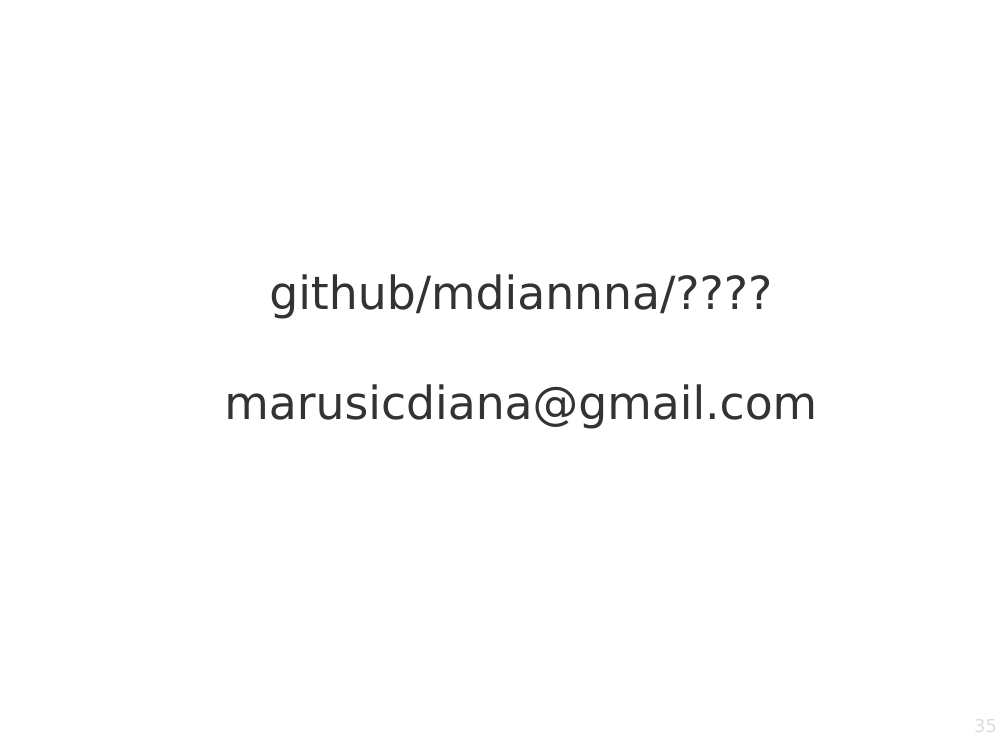
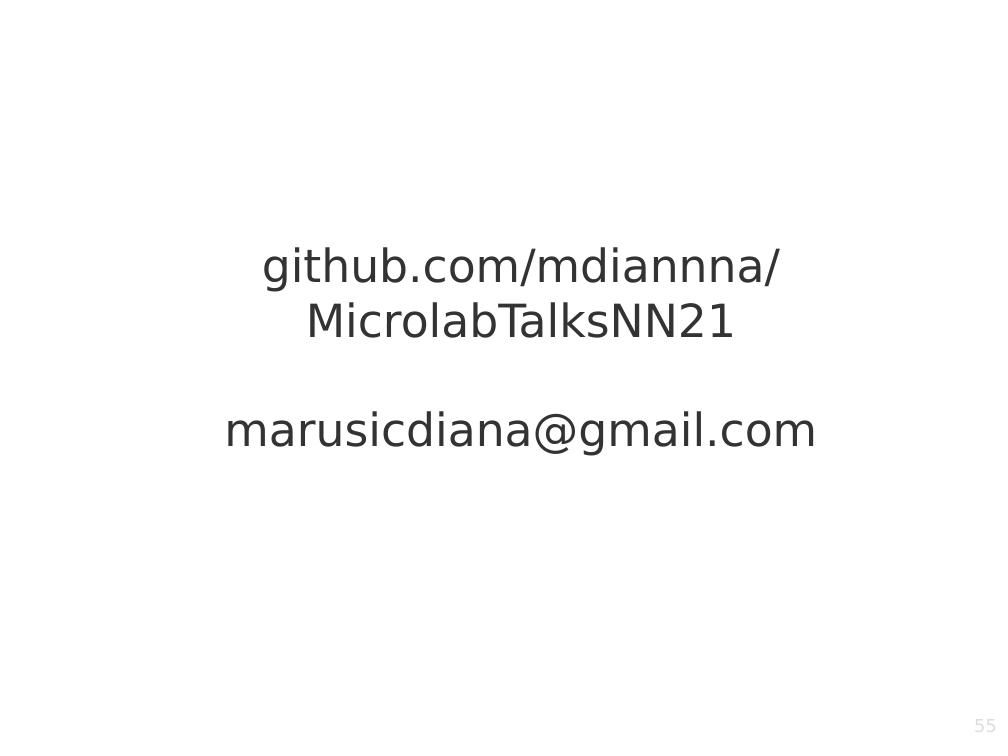
Before and after one commit to mdiannna/MicrolabTalksNN21, a slide deck: slide 55 of Prezentare NN- Microlab 21 dec.odp (slide 35 before the commit). Drawn at 1008x756 pixels with LibreOffice and Linux fonts; fonts in the diff are those of the drawing; background and template pictures are left out. Boxes give left, top, right and bottom in pixels: in the first picture for what was removed or moved away, otherwise in the second. Text is boxed around its words. In the diff, an @@ line names an element or a change of style, - is before the commit and + after.

```diff
--- a/Prezentare NN- Microlab 21 dec.odp
+++ b/Prezentare NN- Microlab 21 dec.odp
@@ title at (224, 247, 817, 456): text changed @@
-github/mdiannna/????
-marusicdiana@gmail.com
+github.com/mdiannna/MicrolabTalksNN21
+marusicdiana@gmail.com
@@ page number at (763, 715, 998, 756): text changed @@
-35
+55
```
Also in this commit, not shown: 1 other slide changed, 29 slides added, 9 slides removed, 6 other files.
